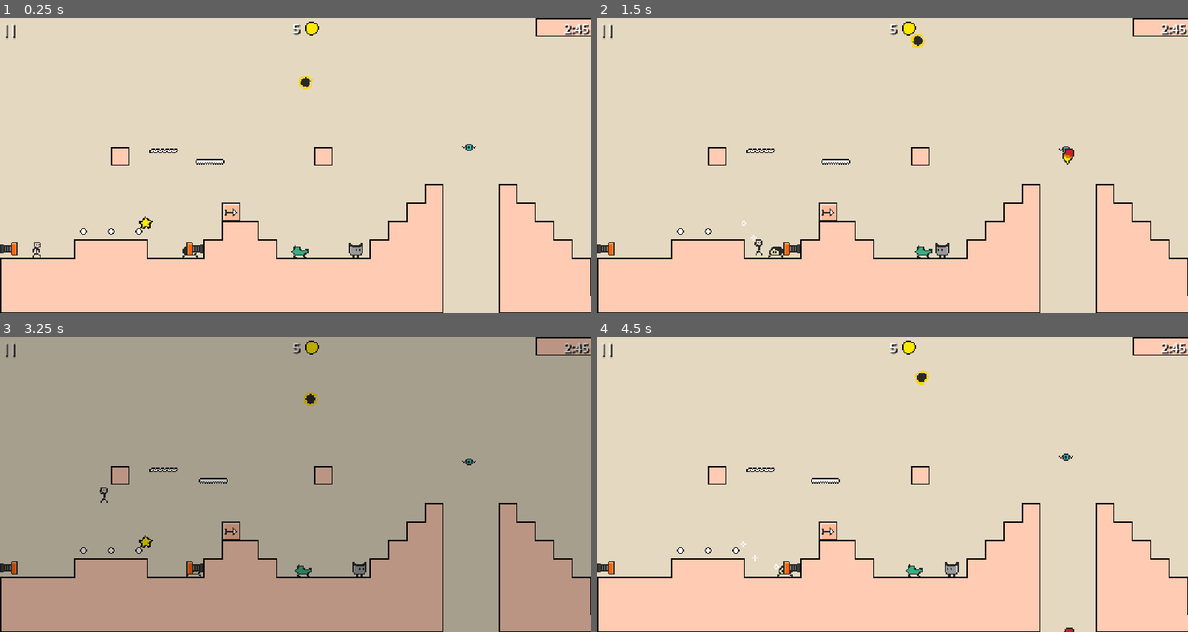
Above: before the commit, frames 1-4 (two rows, left to right).
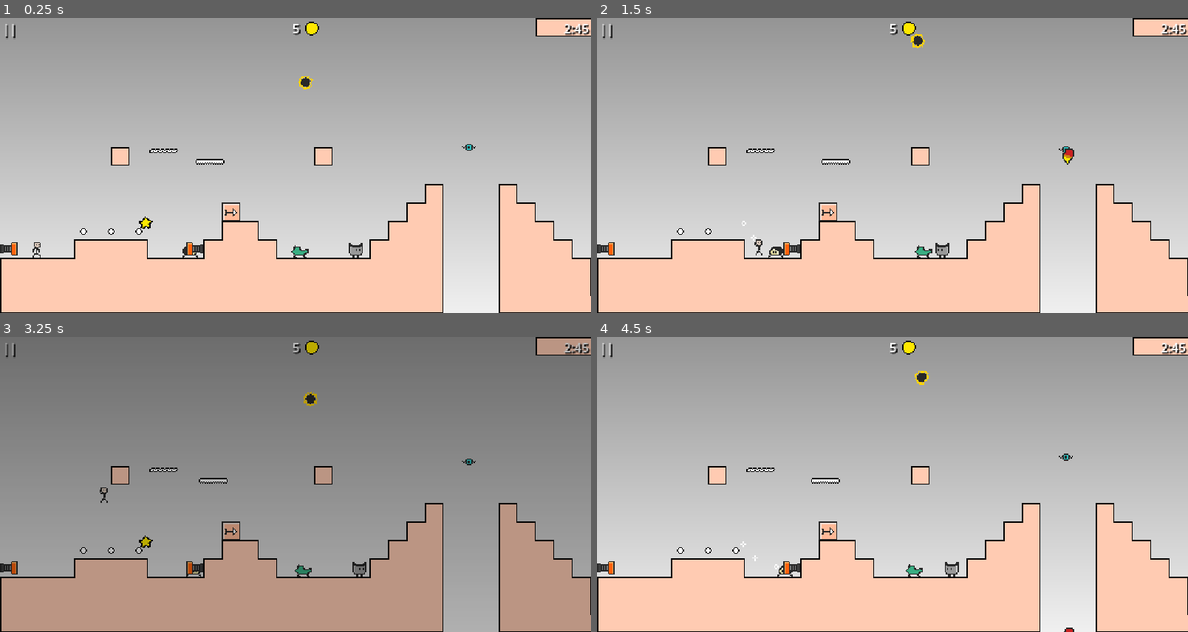
Above: after the commit, the same moments.

Repository: yannicka/ninja
Game: Godot game, scene res://src/Scenes/Game.tscn
Two runs of this game, one before a commit and one after it. Both use one fixed random seed, a clock stepped at 60 frames per second and the inputs below.
Inputs (mouse positions are in pixels of both pictures, inside the frame that each line leads up to):
- Up to frame 1 (0.25 s): no input
- Up to frame 2 (1.5 s): move the mouse to (1022, 150) at 0.52 s; hold Space (space) 0.53-1.28 s; hold Right (ui_right) from 0.53 s (still down); click (1022, 150) at 0.67 s; tap Up (ui_up) at 0.77 s; move the mouse to (774, 180) at 1.27 s; tap Space (space) at 1.35 s
- Up to frame 3 (3.25 s): tap Up (ui_up) at 1.52, 3.02 s; tap Enter at 2 s; move the mouse to (354, 419) at 2.02 s; release Right (ui_right) at 2.03 s; hold Left (ui_left) 2.03-2.78 s; hold Space (space) 2.03-2.78 s; move the mouse to (265, 543) at 2.77 s; hold Right (ui_right) from 2.78 s (still down); tap Space (space) at 2.85 s; click (265, 543) at 2.92 s
- Up to frame 4 (4.5 s): move the mouse to (1069, 528) at 3.52 s; hold Space (space) 3.53-4.28 s; tap Up (ui_up) at 3.77 s; move the mouse to (715, 440) at 4.27 s; release Right (ui_right) at 4.28 s; hold Left (ui_left) from 4.28 s (still down); tap Space (space) at 4.35 s

The runs differ from the first frame. In frame 1, 63% of the frame differs, in the area x 0-100%, y 0-100%; in frame 2, 63%; in frame 3, 51%; in frame 4, 63%.

Commit message:
Premier fond en dégradé en jeu

Diff:
--- a/src/Scenes/Game.tscn
+++ b/src/Scenes/Game.tscn
@@ -1,13 +1,29 @@
-[gd_scene load_steps=4 format=3 uid="uid://bd6u04topve1x"]
+[gd_scene load_steps=6 format=3 uid="uid://bd6u04topve1x"]
 
 [ext_resource type="Script" path="res://src/Scenes/Game.gd" id="1_knod3"]
-[ext_resource type="PackedScene" uid="uid://d3a8ix3a4x7ew" path="res://src/Levels/Level1.tscn" id="2_i20mq"]
+[ext_resource type="PackedScene" uid="uid://d3a8ix3a4x7ew" path="res://src/Levels/Level1.tscn" id="2_6r4p8"]
 [ext_resource type="Texture2D" uid="uid://j05twmx0bxdi" path="res://assets/coin.png" id="3_vur6n"]
+
+[sub_resource type="Gradient" id="Gradient_6ifhi"]
+colors = PackedColorArray(0.585062, 0.585062, 0.585062, 1, 0.942823, 0.942823, 0.942823, 1)
+
+[sub_resource type="GradientTexture2D" id="GradientTexture2D_j3wdl"]
+gradient = SubResource("Gradient_6ifhi")
+width = 512
+height = 256
+fill_to = Vector2(0, 1)
 
 [node name="Game" type="Node2D"]
 script = ExtResource("1_knod3")
 
-[node name="Level1" parent="." instance=ExtResource("2_i20mq")]
+[node name="CanvasLayer2" type="CanvasLayer" parent="."]
+layer = -1
+
+[node name="Polygon2D" type="Polygon2D" parent="CanvasLayer2"]
+texture = SubResource("GradientTexture2D_j3wdl")
+polygon = PackedVector2Array(0, 0, 512, 0, 512, 256, 0, 256)
+
+[node name="Level1" parent="." instance=ExtResource("2_6r4p8")]
 
 [node name="CanvasLayer" type="CanvasLayer" parent="."]
 
@@ -18,12 +34,14 @@
 grow_horizontal = 2
 
 [node name="MarginContainer1" type="MarginContainer" parent="CanvasLayer/HBoxContainer"]
+layout_mode = 2
 offset_right = 15.0
 offset_bottom = 19.0
 size_flags_horizontal = 2
 theme_override_constants/margin_left = 2
 
 [node name="Label" type="Label" parent="CanvasLayer/HBoxContainer/MarginContainer1"]
+layout_mode = 2
 offset_left = 2.0
 offset_right = 15.0
 offset_bottom = 19.0
@@ -33,6 +51,7 @@
 text = "||"
 
 [node name="MarginContainer2" type="MarginContainer" parent="CanvasLayer/HBoxContainer"]
+layout_mode = 2
 offset_left = 251.0
 offset_right = 260.0
 offset_bottom = 19.0
@@ -44,6 +63,7 @@
 texture = ExtResource("3_vur6n")
 
 [node name="Label" type="Label" parent="CanvasLayer/HBoxContainer/MarginContainer2"]
+layout_mode = 2
 offset_left = 2.0
 offset_right = 9.0
 offset_bottom = 19.0
@@ -53,6 +73,7 @@
 text = "5"
 
 [node name="MarginContainer3" type="MarginContainer" parent="CanvasLayer/HBoxContainer"]
+layout_mode = 2
 offset_left = 488.0
 offset_right = 512.0
 offset_bottom = 19.0
@@ -60,6 +81,7 @@
 theme_override_constants/margin_right = 2
 
 [node name="Label" type="Label" parent="CanvasLayer/HBoxContainer/MarginContainer3"]
+layout_mode = 2
 offset_right = 22.0
 offset_bottom = 19.0
 theme_override_colors/font_color = Color(1, 1, 1, 1)
